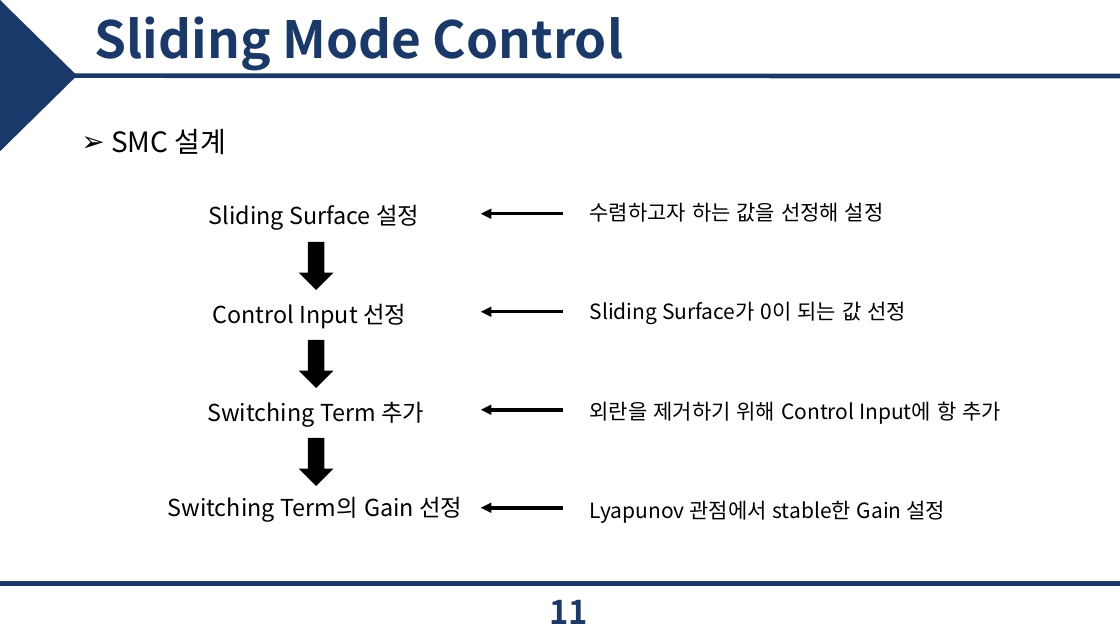
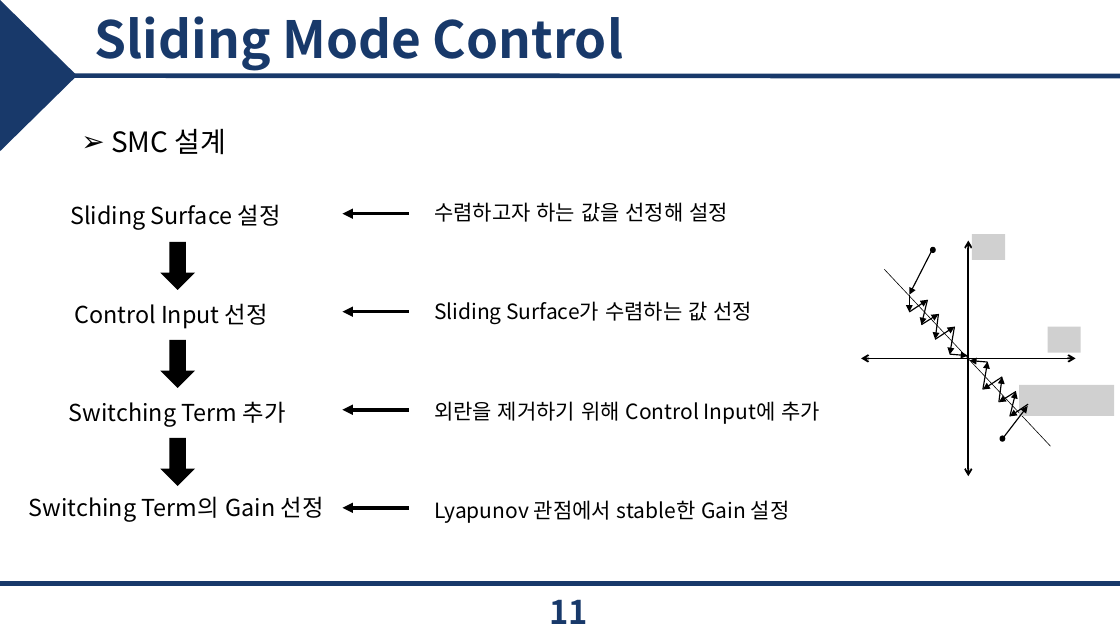
Before and after one commit to epoxx-arch/Torque_vectoringthesis, a slide deck: slide 11 of 졸업 논문/JCCI 발표.pptx. Drawn at 1120x630 pixels with LibreOffice and Linux fonts; fonts in the diff are those of the drawing; grey boxes stand for pictures; background and template pictures are left out. Boxes give left, top, right and bottom in pixels: in the first picture for what was removed or moved away, otherwise in the second. Text is boxed around its words. In the diff, an @@ line names an element or a change of style, - is before the commit and + after.

```diff
--- a/졸업 논문/JCCI 발표.pptx
+++ b/졸업 논문/JCCI 발표.pptx
@@ text "수렴하고자 하는 값을 선정해 설정": place and size @@
-text "수렴하고자 하는 값을 선정해 설정" at (590, 202, 884, 222)
+text "수렴하고자 하는 값을 선정해 설정" at (434, 202, 728, 222)
@@ arrow moved from (564, 213) - (481, 213) to (408, 213) - (343, 213) @@
@@ arrow moved from (564, 312) - (481, 312) to (408, 312) - (343, 312) @@
@@ text at (434, 301, 752, 324): text changed @@
-Sliding Surface가 0이 되는 값 선정
+Sliding Surface가 수렴하는 값 선정
@@ group added at (861, 234, 1114, 476): 17 arrows, 3 pictures, 2 double arrows, 2 ellipses, 1 line @@
@@ arrow moved from (564, 410) - (481, 410) to (408, 410) - (343, 410) @@
@@ text at (434, 401, 821, 424): text changed @@
-외란을 제거하기 위해 Control Input에 항 추가
+외란을 제거하기 위해 Control Input에 추가
@@ 4 texts, 3 down arrows: place and size @@
-4 texts, 3 down arrows at (167, 204, 462, 522)
+4 texts, 3 down arrows at (29, 204, 324, 522)
@@ arrow moved from (564, 508) - (481, 508) to (408, 508) - (343, 508) @@
@@ text "Lyapunov 관점에서 stable한 Gain 설정": place and size @@
-text "Lyapunov 관점에서 stable한 Gain 설정" at (590, 500, 945, 523)
+text "Lyapunov 관점에서 stable한 Gain 설정" at (434, 500, 790, 523)
```
Also in this commit, not shown: 6 other slides changed, 1 slide added, 1 slide removed, 2 other files.
